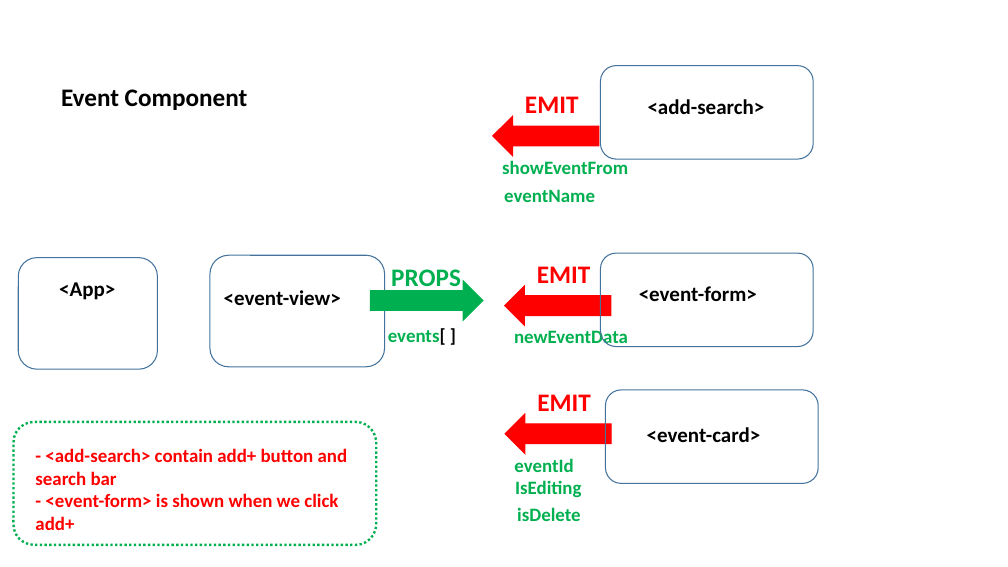
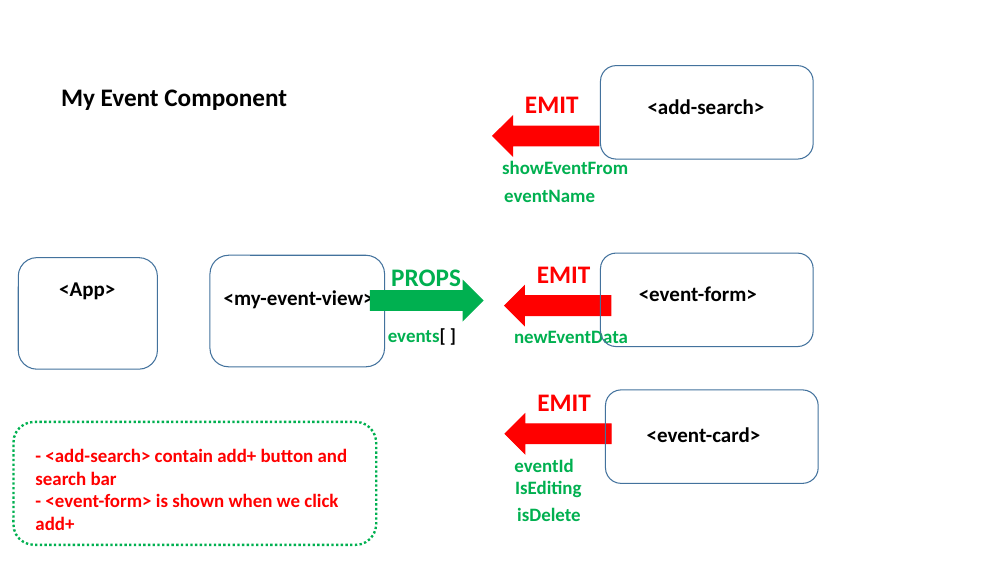
Before and after one commit to pnc-virtual-company/2021-G8-V2-PART1, a slide deck: slide 6 of docs/COMPONENT-DIAGRAM.pptx. Drawn at 1008x567 pixels with LibreOffice and Linux fonts; fonts in the diff are those of the drawing. Boxes give left, top, right and bottom in pixels: in the first picture for what was removed or moved away, otherwise in the second. Text is boxed around its words. In the diff, an @@ line names an element or a change of style, - is before the commit and + after.

Commit message:
#update myevent CD document

```diff
--- a/docs/COMPONENT-DIAGRAM.pptx
+++ b/docs/COMPONENT-DIAGRAM.pptx
@@ text at box(61, 89, 287, 110): text changed @@
-Event Component
+My Event Component
@@ text at box(224, 290, 374, 311): text changed @@
-<event-view>
+<my-event-view>
```
